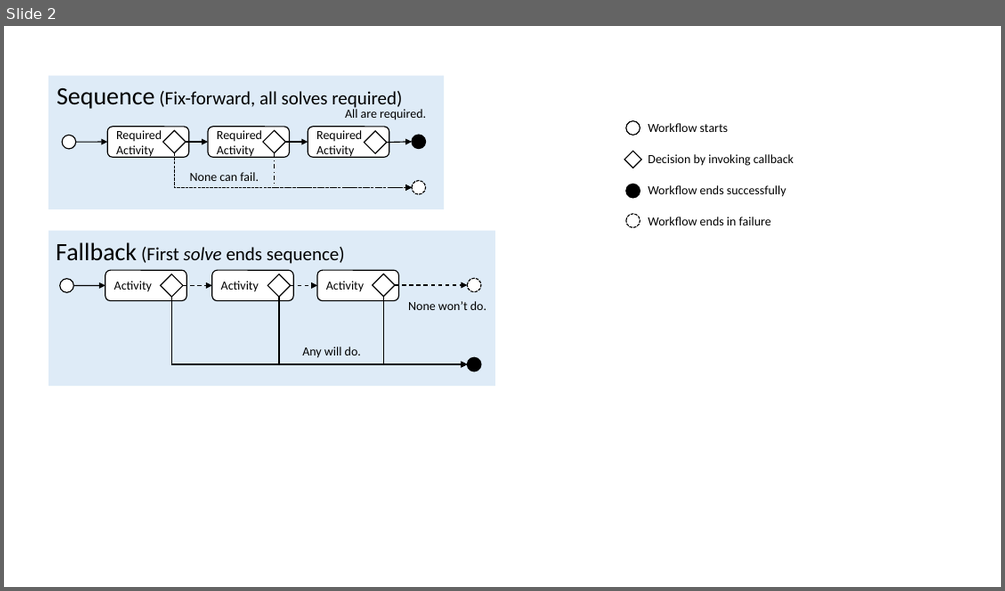
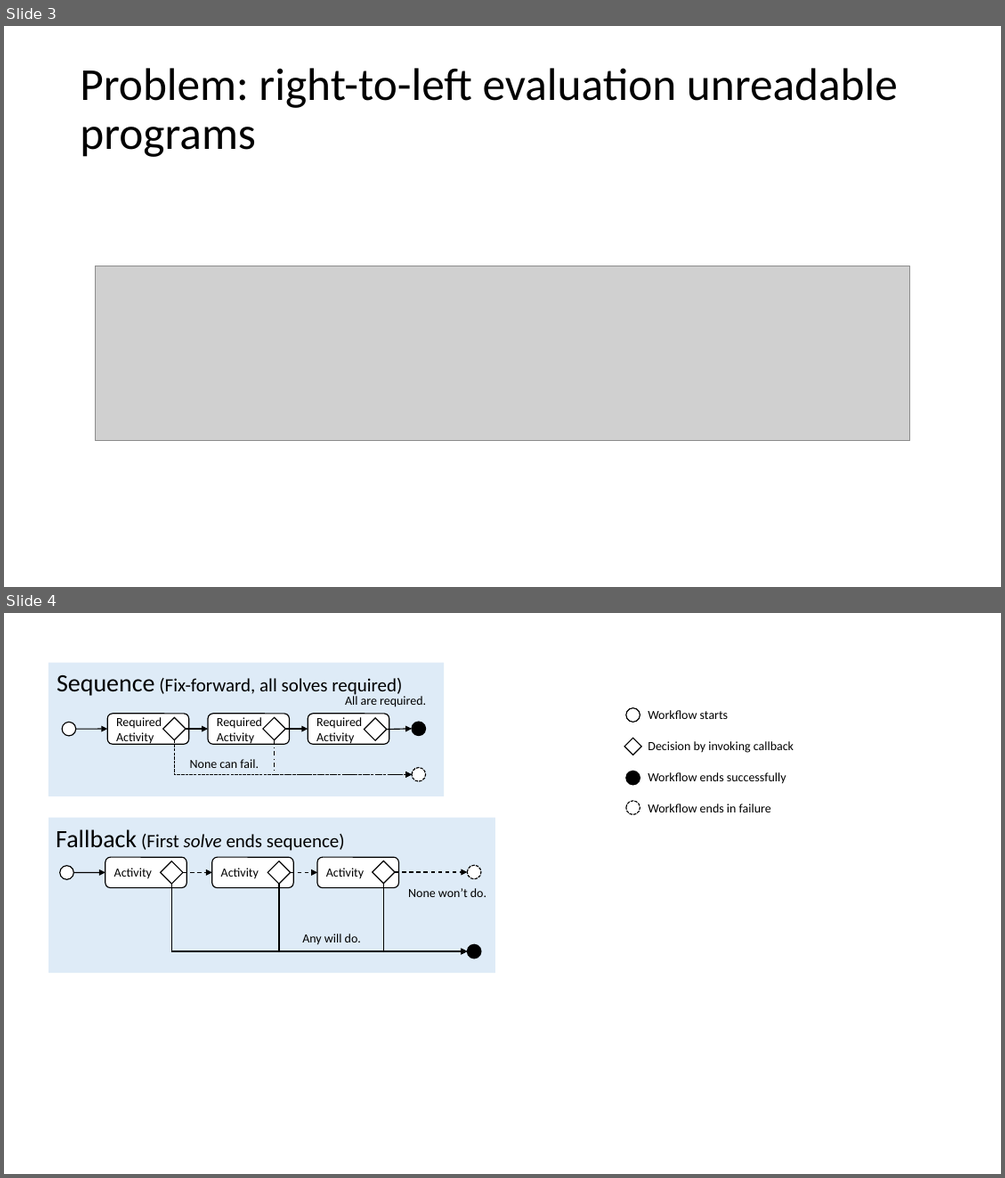
Before and after one commit to caqu/dynamic-sequence, a slide deck: public/documentation/sources/Hum.pptx. Shown one above the other, each under a label of ours: slide 2 before the commit, slides 3 and 4 after it. The pictures are 1005x591 and 1005x1178 pixels, drawn with LibreOffice and Linux fonts; fonts in the diff are those of the drawing; grey boxes stand for pictures. Boxes give left, top, right and bottom in pixels: in the first picture for what was removed or moved away, otherwise in the second. Text is boxed around its words. In the diff, an @@ line names an element or a change of style, - is before the commit and + after.

```diff
--- a/public/documentation/sources/Hum.pptx
+++ b/public/documentation/sources/Hum.pptx
@@ slide 3 added at (x1=4, y1=26, x2=1001, y2=587), background #FFFFFF @@
@@ title added at (x1=80, y1=68, x2=898, y2=157), 44 pt, text #000000 @@
+Problem: right-to-left evaluation unreadable programs
@@ picture added at (x1=96, y1=266, x2=910, y2=440) @@
@@ what was slide 2 is now slide 4 @@
```
Also in this commit, not shown: 1 other slide added.
